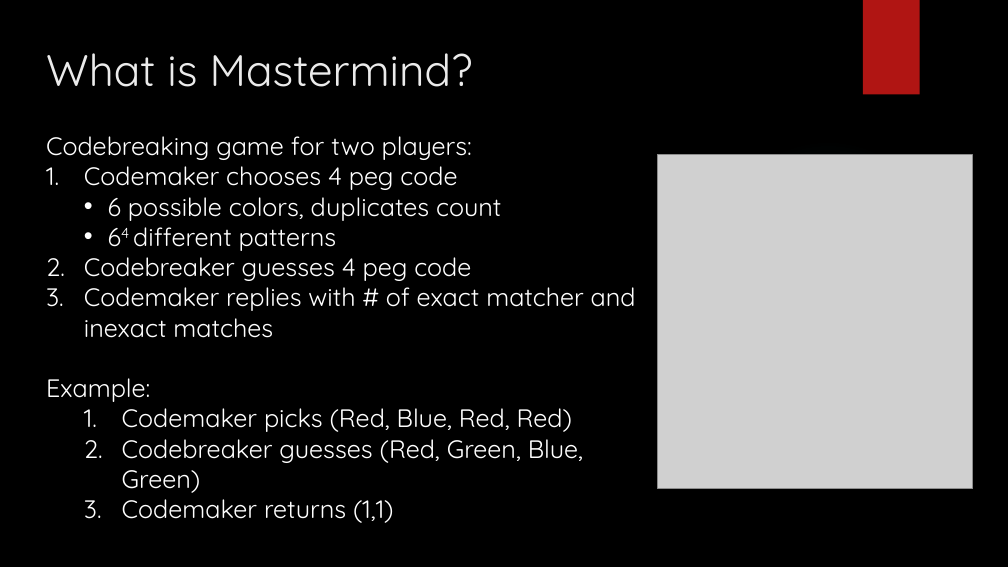
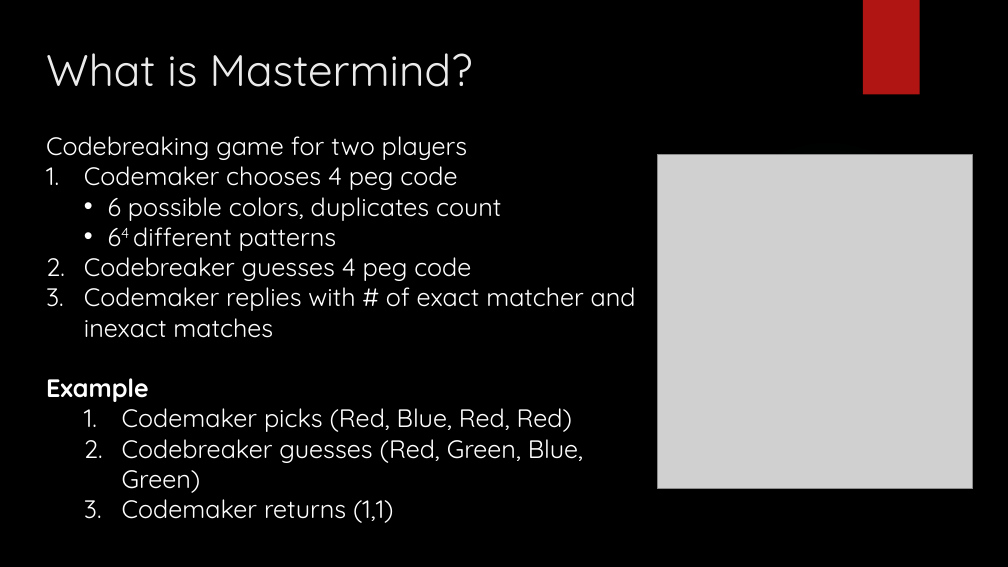
Before and after one commit to gilsh2/final_ai_project, a slide deck: slide 3 of ai_final_project_mastermind.pptx. Drawn at 1008x567 pixels with LibreOffice and Linux fonts; fonts in the diff are those of the drawing; grey boxes stand for pictures; background and template pictures are left out. Boxes give left, top, right and bottom in pixels: in the first picture for what was removed or moved away, otherwise in the second. Text is boxed around its words. In the diff, an @@ line names an element or a change of style, - is before the commit and + after.

```diff
--- a/ai_final_project_mastermind.pptx
+++ b/ai_final_project_mastermind.pptx
@@ text at bbox=[46, 136, 468, 160]: text changed @@
-Codebreaking game for two players:
+Codebreaking game for two players
@@ text at bbox=[46, 378, 149, 402]: text changed; bold on @@
-Example:
+Example
```
Also in this commit, not shown: 4 other slides changed.
